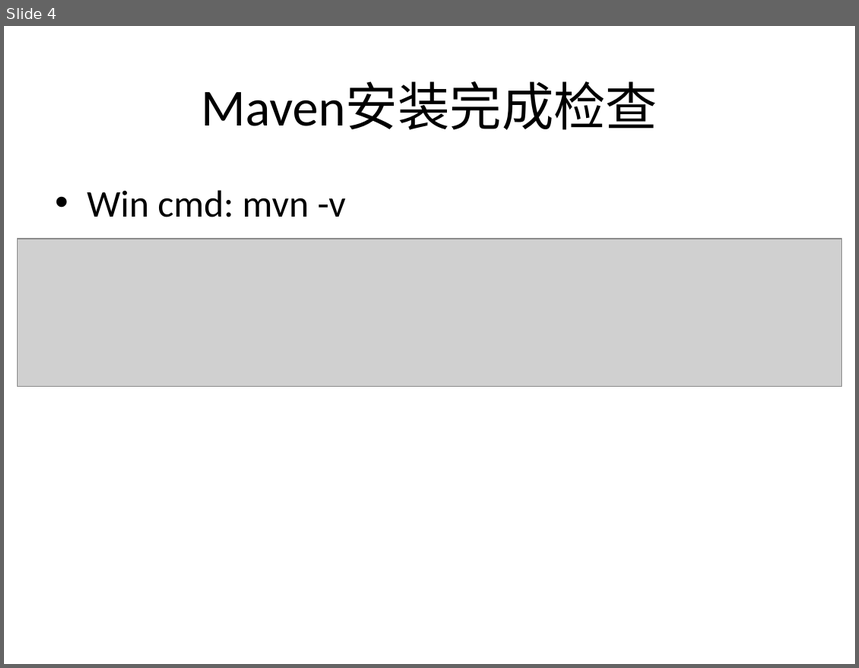
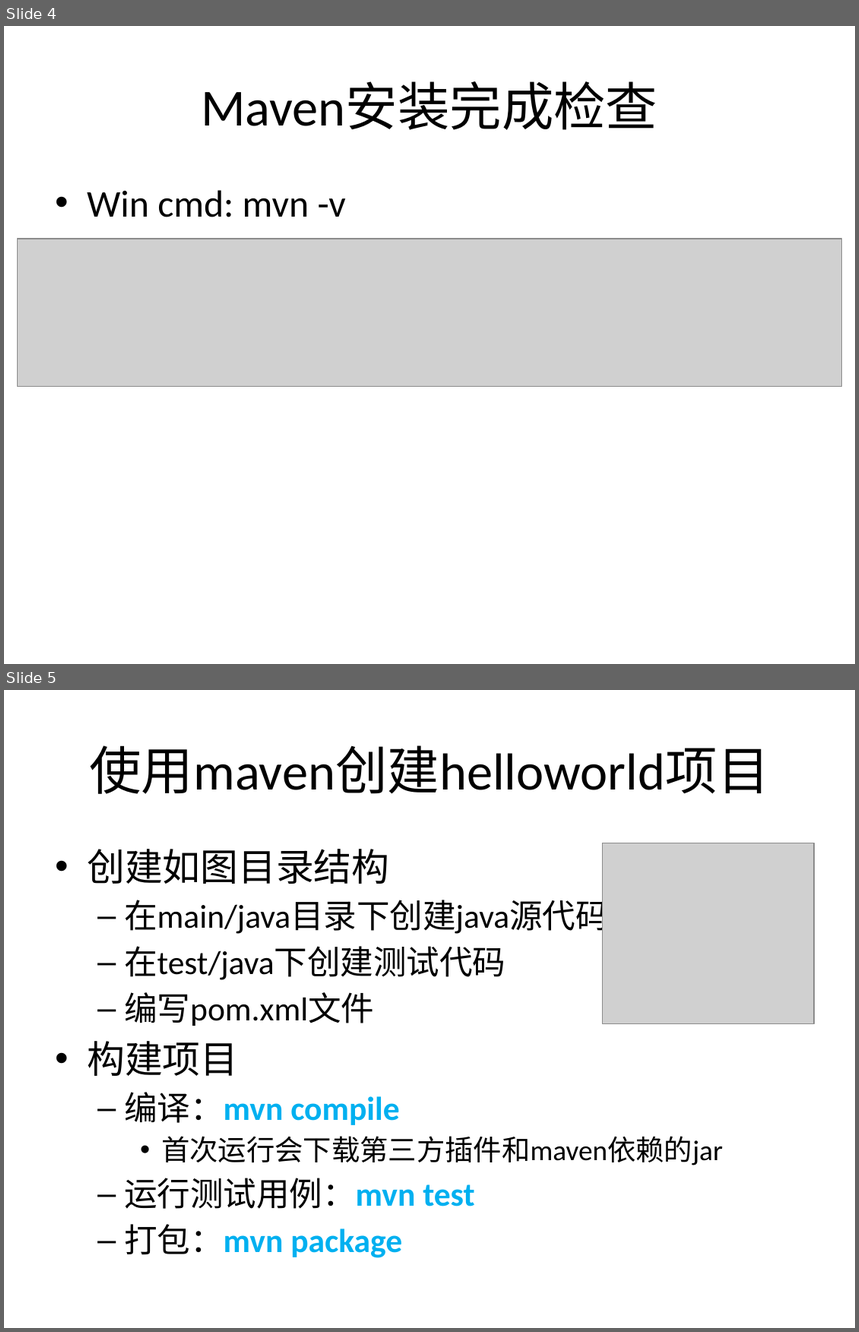
Before and after one commit to will09/readingnotes, a slide deck: CI/maven_installation.pptx. Shown one above the other, each under a label of ours: slide 4 before the commit, slides 4 and 5 after it. The pictures are 859x668 and 859x1332 pixels, drawn with LibreOffice and Linux fonts; fonts in the diff are those of the drawing; grey boxes stand for pictures. Boxes give left, top, right and bottom in pixels: in the first picture for what was removed or moved away, otherwise in the second. Text is boxed around its words. In the diff, an @@ line names an element or a change of style, - is before the commit and + after.

```diff
--- a/CI/maven_installation.pptx
+++ b/CI/maven_installation.pptx
@@ slide 5 added at [4, 690, 855, 1328], background #FFFFFF @@
@@ title added at [89, 745, 769, 794], 44 pt, text #000000 @@
+使用maven创建helloworld项目
@@ text added at [87, 849, 723, 1258], 28 pt, text #000000 @@
+• 创建如图目录结构
+  – 在main/java目录下创建java源代码
+  – 在test/java下创建测试代码
+  – 编写pom.xml文件
+• 构建项目
+  – 编译：mvn compile
+    • 首次运行会下载第三方插件和maven依赖的jar
+  – 运行测试用例：mvn test
+  – 打包：mvn package
@@ picture added at [602, 844, 814, 1024] @@
```
Also in this commit, not shown: 8 other slides added, 15 other files.
